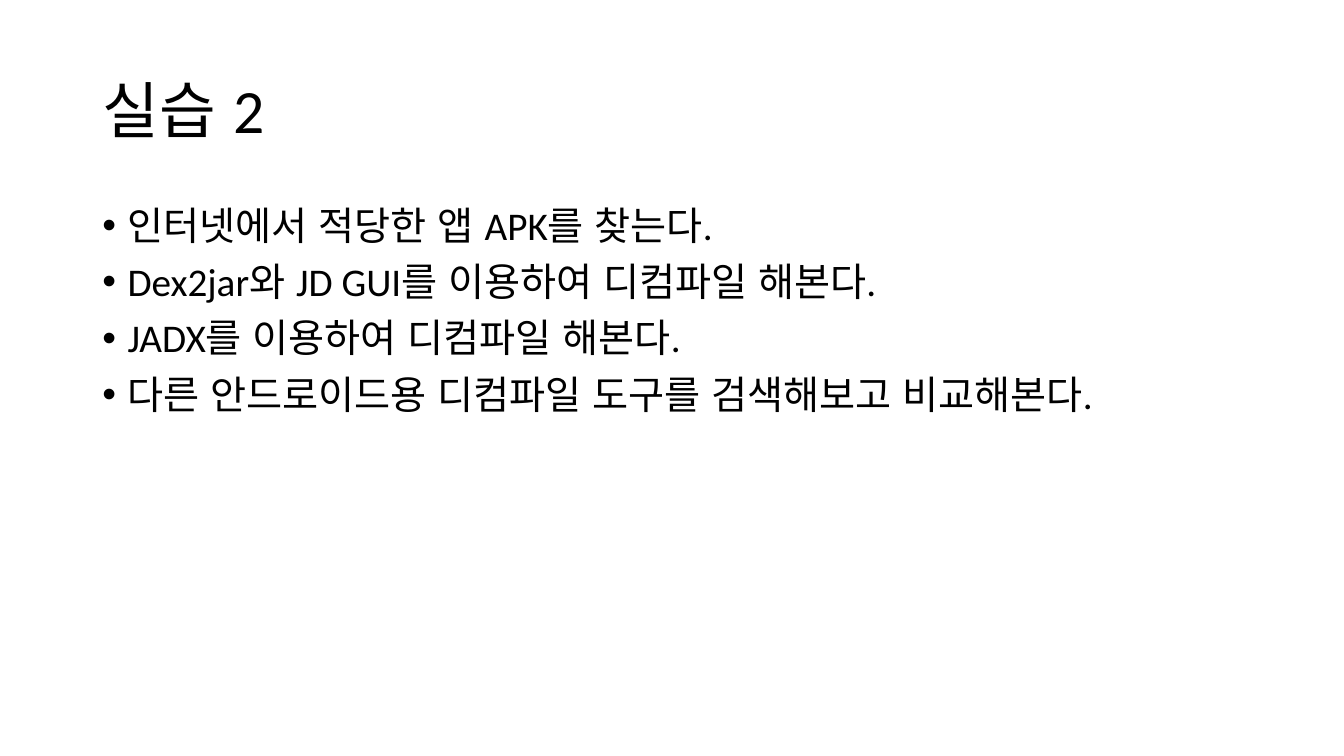
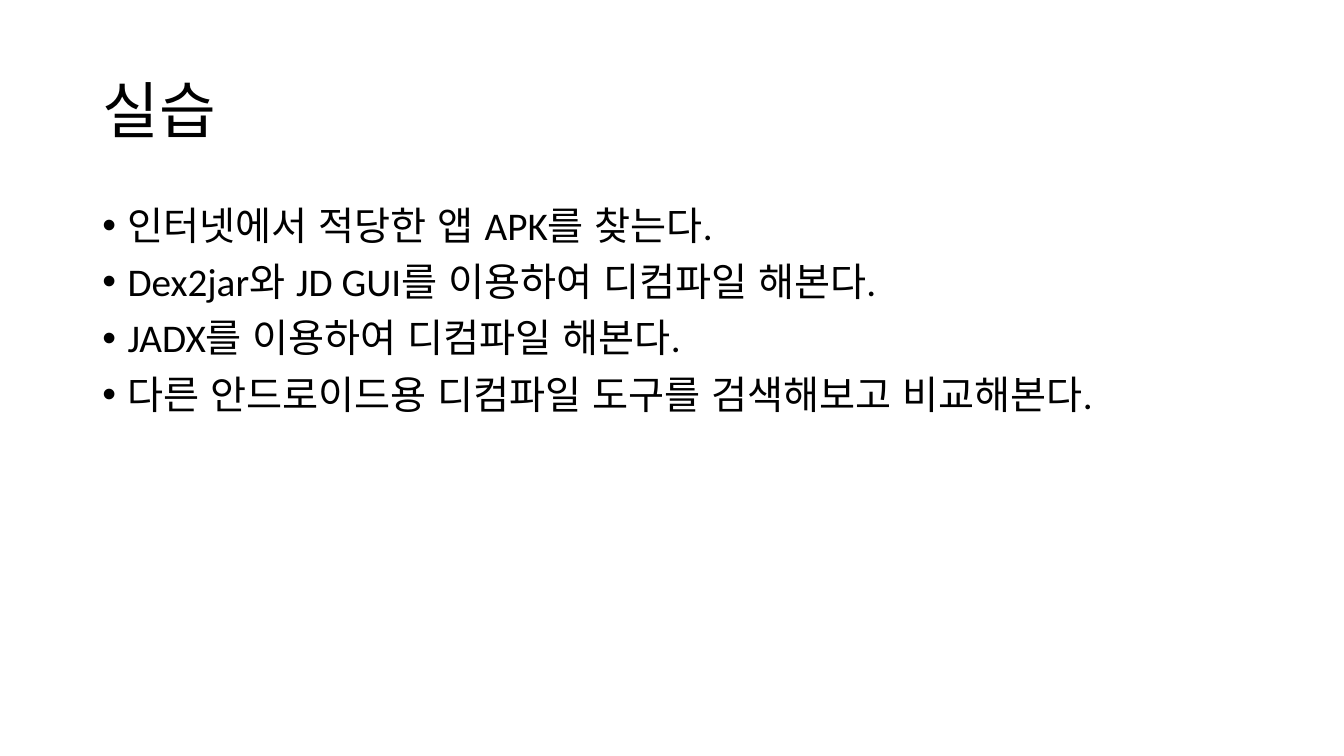
Before and after one commit to jyheo/jyheo.github.io, a slide deck: slide 21 of androidsec/안드로이드 역공학.pptx. Drawn at 1344x756 pixels with LibreOffice and Linux fonts; fonts in the diff are those of the drawing. Boxes give left, top, right and bottom in pixels: in the first picture for what was removed or moved away, otherwise in the second. Text is boxed around its words. In the diff, an @@ line names an element or a change of style, - is before the commit and + after.

```diff
--- a/androidsec/안드로이드 역공학.pptx
+++ b/androidsec/안드로이드 역공학.pptx
@@ title at bbox=[102, 82, 215, 138]: text changed @@
-실습 2
+실습
```
Also in this commit, not shown: 5 other slides changed, 6 other files.
